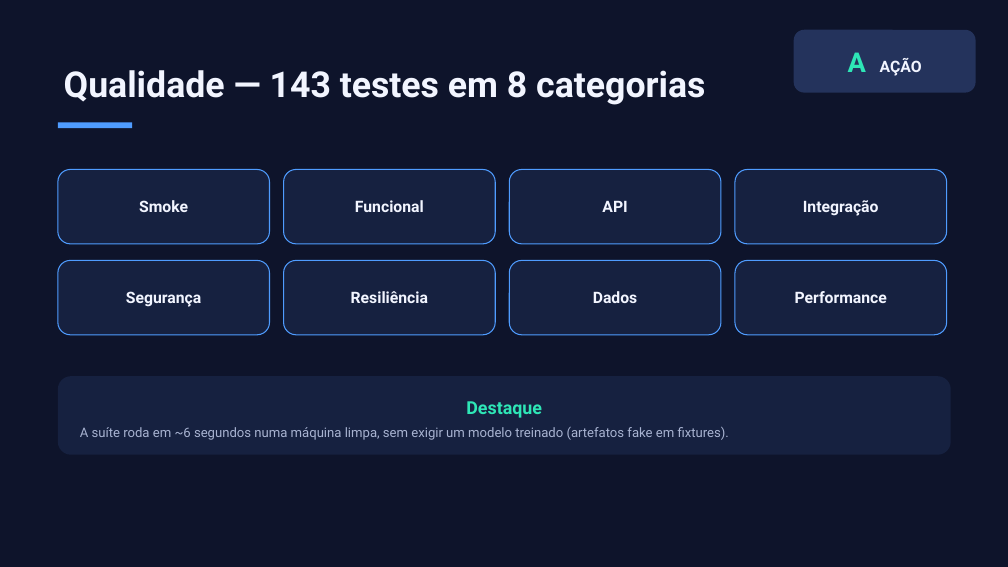
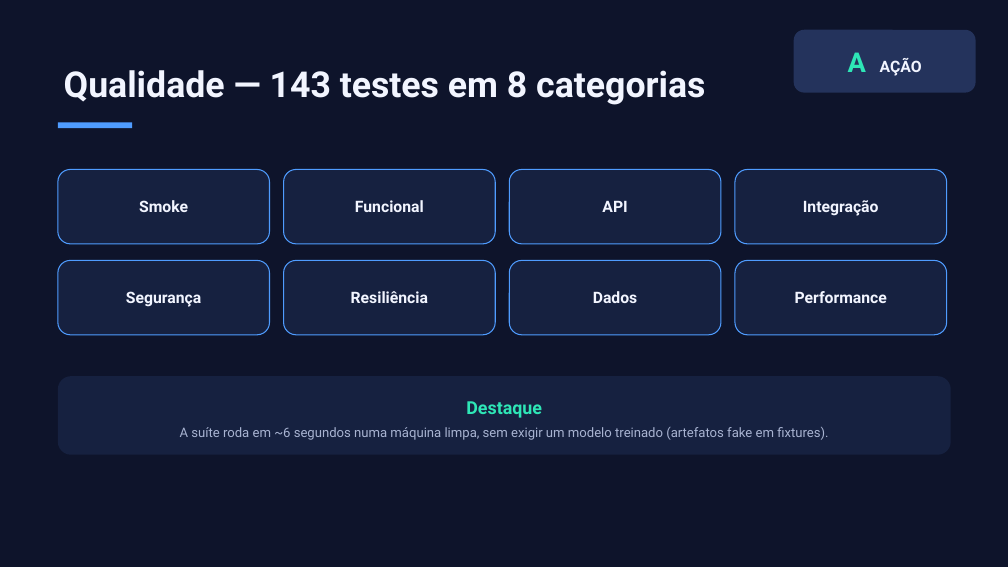
Before and after one commit to RM371356/recommendation-system, a slide deck: slide 8 of apresentacao/apresentacao_STAR.pptx. Drawn at 1008x567 pixels with LibreOffice and Linux fonts; fonts in the diff are those of the drawing. Boxes give left, top, right and bottom in pixels: in the first picture for what was removed or moved away, otherwise in the second. Text is boxed around its words. In the diff, an @@ line names an element or a change of style, - is before the commit and + after.

```diff
--- a/apresentacao/apresentacao_STAR.pptx
+++ b/apresentacao/apresentacao_STAR.pptx
@@ text in rounded rectangle at bbox=[180, 427, 828, 440]: alignment left to centre @@
```
Also in this commit, not shown: 8 other slides changed, 2 other files.
